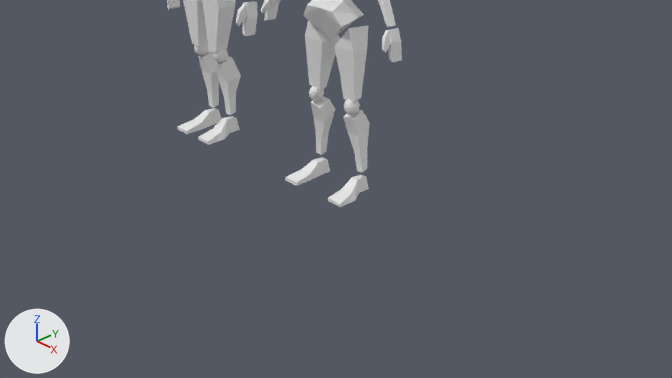
The Blender file AdventurePlayground/MyCharacters/blockchars.blend as it was, and as the next commit left it.
Both versions are drawn from the file's camera 'Camera'. Lighting does not change. The marker at lower left points along +X, +Y and +Z.
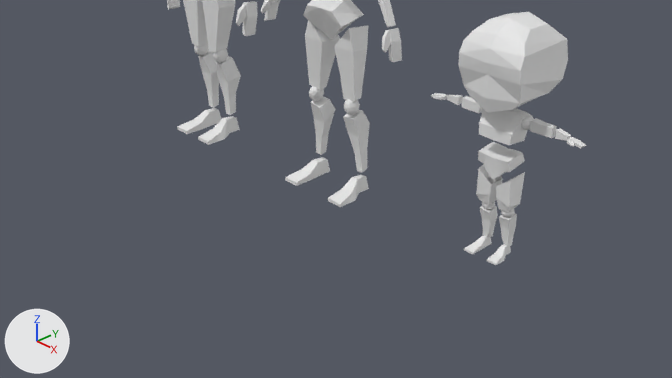
Boxes (x1, y1, x2, y2) around the edits, measured in the pictures (672 x 378 px):
'Cube.029', added: after (459, 12, 568, 112)
'Cube.024', added: after (479, 108, 532, 145)
'Cube.020', added: after (476, 165, 525, 212)
'Cube.023', added: after (478, 142, 525, 178)
'Cube.021', added: after (480, 206, 517, 247)
'Cube.025', added: after (462, 96, 557, 138)
'Cube.022', added: after (464, 236, 511, 265)
'Cube.026', added: after (447, 95, 571, 141)
'Cube.027', added: after (431, 93, 586, 148)
'Icosphere.004', added: after (482, 201, 515, 217)
'Icosphere.005', added: after (481, 107, 534, 130)
'Cube.028', added: after (433, 96, 574, 146)

Patch to the scene script:
```diff
--- a/AdventurePlayground/MyCharacters/blockchars.blend.py
+++ b/AdventurePlayground/MyCharacters/blockchars.blend.py
@@ me_cube_030 @@
+me_cube_030.from_pydata([(-0.61, -1.05, -0.55), (-1.36, -0.91, 3.39), (-0.61, 0.4, -0.55), (-1.36, 0.93, 3.39), (0.64, -1.05, -0.66), (1.27, -0.95, 3.62), (0.64, 0.4, -0.66), (1.27, 0.89, 3.62)], [], [(0, 1, 3, 2), (2, 3, 7, 6), (6, 7, 5, 4), (4, 5, 1, 0), (2, 6, 4, 0), (7, 3, 1, 5)])
@@ ob_icosphere_005 @@
+ob_icosphere_005 = bpy.data.objects.new('Icosphere.005', me_icosphere_002.copy())  # the mesh of ob_icosphere_002; modifiers MIRROR
+ob_icosphere_005.location = (2.619, 0.047, 1.568)
+ob_icosphere_005.rotation_euler = (0.0, -1.222, 0.0)  # degrees (0, -70, 0)
+ob_icosphere_005.scale = (-0.0728, -0.0728, -0.0728)
@@ ob_cube_024 @@
+ob_cube_024 = bpy.data.objects.new('Cube.024', me_cube_028)  # 18 vertices, 14 faces; spans x -1.64..0.0, y -1.12..1.17, z -1.25..1.3; modifiers MIRROR
+ob_cube_024.location = (2.38, 0.0, 1.5)
+ob_cube_024.rotation_euler = (0.115, 0.0, 0.0)  # degrees (6.6, 0, 0)
+ob_cube_024.scale = (-0.139, -0.131, -0.131)
@@ ob_icosphere_004 @@
+ob_icosphere_004 = bpy.data.objects.new('Icosphere.004', me_icosphere_002.copy())  # the mesh of ob_icosphere_002; modifiers MIRROR
+ob_icosphere_004.location = (2.502, 0.027, 0.577)
+ob_icosphere_004.scale = (0.0739, 0.0683, 0.0573)
@@ ob_cube_023 @@
+ob_cube_023 = bpy.data.objects.new('Cube.023', me_cube_027)  # 21 vertices, 17 faces; spans x -0.04..1.67, y -1.06..1.3, z -1.26..1.02; modifiers MIRROR
+ob_cube_023.location = (2.379, 0.0, 1.099)
+ob_cube_023.scale = (0.119, 0.119, 0.119)
@@ ob_cube_029 @@
+ob_cube_029 = bpy.data.objects.new('Cube.029', me_cube_033)  # 28 vertices, 20 faces; spans x 0.0..1.45, y -1.34..1.91, z -1.23..1.04; modifiers MIRROR
+ob_cube_029.location = (2.377, 0.012, 2.164)
+ob_cube_029.scale = (0.249, 0.249, 0.383)
@@ ob_cube_028 @@
+ob_cube_028 = bpy.data.objects.new('Cube.028', me_cube_022.copy())  # the mesh of ob_cube_018; modifiers MIRROR
+ob_cube_028.location = (3.152, -0.033, 1.564)
+ob_cube_028.rotation_euler = (-0.914, -1.491, 0.0)  # degrees (-52, -85, 0)
+ob_cube_028.scale = (0.0115, 0.0253, 0.0253)
@@ ob_cube_027 @@
+ob_cube_027 = bpy.data.objects.new('Cube.027', me_cube_021.copy())  # the mesh of ob_cube_017; modifiers MIRROR
+ob_cube_027.location = (3.152, 0.0, 1.566)
+ob_cube_027.rotation_euler = (-0.741, -1.562, 0.663)  # degrees (-42, -89, 38)
+ob_cube_027.scale = (-0.0159, -0.0343, -0.0343)
@@ ob_cube_026 @@
+ob_cube_026 = bpy.data.objects.new('Cube.026', me_cube_030)  # modifiers MIRROR
+ob_cube_026.location = (3.082, 0.029, 1.569)
+ob_cube_026.rotation_euler = (-1.967, -1.544, 1.853)  # degrees (-113, -88, 106)
+ob_cube_026.scale = (0.034, 0.034, 0.034)
@@ ob_cube_025 @@
+ob_cube_025 = bpy.data.objects.new('Cube.025', me_cube_029)  # 12 vertices, 10 faces; spans x -2.0..1.31, y -1.49..1.49, z -1.48..1.43; modifiers MIRROR
+ob_cube_025.location = (2.798, 0.047, 1.578)
+ob_cube_025.rotation_euler = (0.0000143, 4.722, -0.0000145)  # degrees (0, 271, -0)
+ob_cube_025.scale = (0.0325, 0.0323, 0.0836)
@@ ob_cube_022 @@
+ob_cube_022 = bpy.data.objects.new('Cube.022', me_cube_016.copy())  # the mesh of ob_cube_012; modifiers MIRROR
+ob_cube_022.location = (2.53, 0.0, 0.135)
+ob_cube_022.scale = (-0.0602, -0.083, -0.0602)
@@ ob_cube_021 @@
+ob_cube_021 = bpy.data.objects.new('Cube.021', me_cube_025)  # 16 vertices, 14 faces; spans x -0.91..0.6, y -0.5..1.16, z -1.03..0.78; modifiers MIRROR
+ob_cube_021.location = (2.516, 0.038, 0.332)
+ob_cube_021.rotation_euler = (0.163, 0.0, 0.0)  # degrees (9.3, 0, 0)
+ob_cube_021.scale = (0.0825, 0.0825, -0.199)
@@ ob_cube_020 @@
+ob_cube_020 = bpy.data.objects.new('Cube.020', me_cube_024)  # 12 vertices, 9 faces; spans x -1.1..0.98, y -1.02..1.42, z -1.17..0.9; in mat_material (white #e7e7e7); modifiers MIRROR
+ob_cube_020.location = (2.507, 0.0, 0.841)
+ob_cube_020.rotation_euler = (-0.0479, 0.0, 0.0)  # degrees (-2.7, 0, 0)
+ob_cube_020.scale = (0.0886, 0.0886, 0.199)
```
